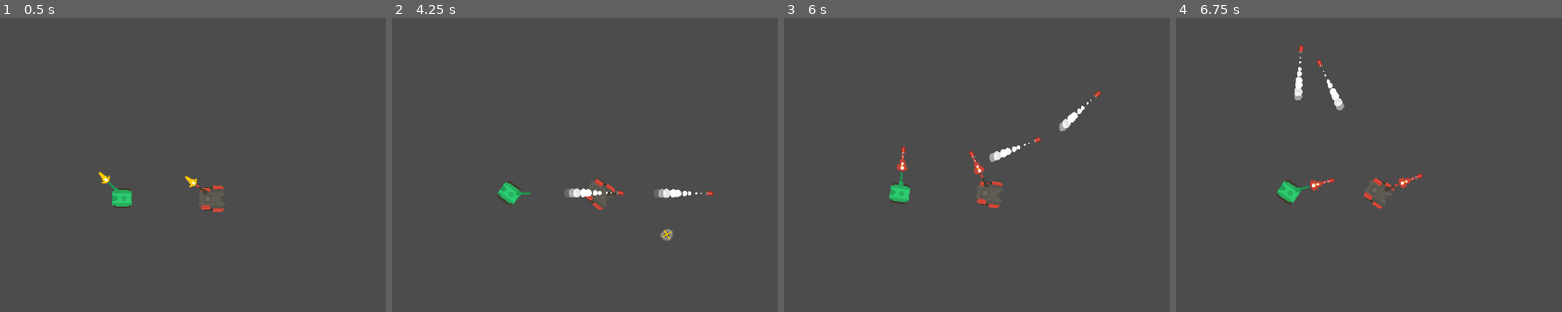
Above: before the commit, frames 1-4 (left to right).
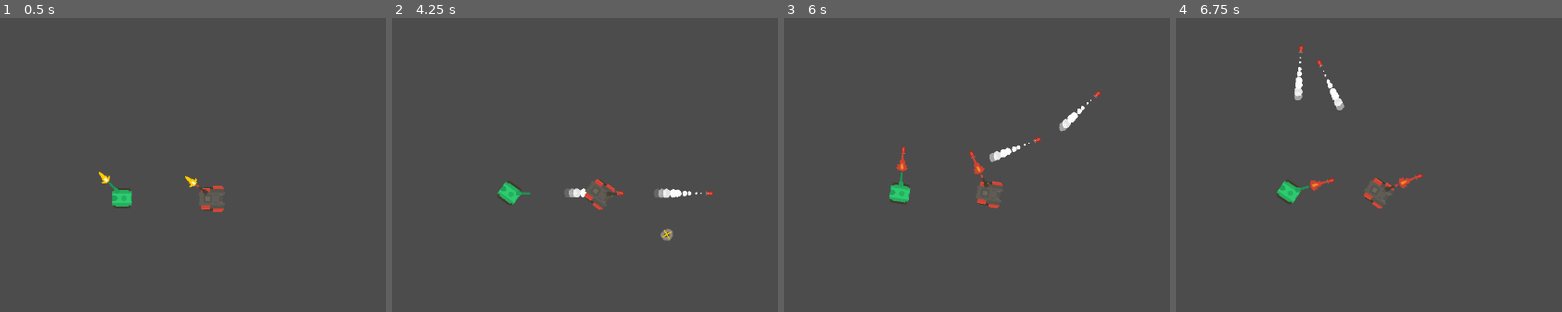
Above: after the commit, the same moments.

Repository: Airtonzentokimura/Rogue-Tank
Game: Godot game, scene res://scenes/teste_area.tscn
Two runs of this game, one before a commit and one after it. Both use one fixed random seed, a clock stepped at 60 frames per second and the inputs below.
Inputs (mouse positions are in pixels of both pictures, inside the frame that each line leads up to):
- Up to frame 1 (0.5 s): no input
- Up to frame 2 (4.25 s): tap Enter at 0.5 s; move the mouse to (outside the picture) at 0.52 s; hold Right (ui_right) 0.53-1.28 s; tap Ctrl (ui_shoot) every 0.75 s from 0.6 to 3.6 s; move the mouse to (480, 153) at 1.27 s; hold Down (ui_down) 1.28-2.03 s; move the mouse to (704, 38) at 2.02 s; hold Right (ui_right) 2.03-2.78 s; move the mouse to (592, 214) at 2.77 s; hold Up (ui_up) 2.78-3.53 s; move the mouse to (outside the picture) at 3.52 s; hold Left (ui_left) from 3.53 s (still down)
- Up to frame 3 (6 s): move the mouse to (799, 67) at 4.27 s; tap Ctrl (ui_shoot) at 4.35, 5.1, 5.85 s; move the mouse to (1058, 132) at 5.02 s; release Left (ui_left) at 5.03 s; hold Down (ui_down) 5.03-5.78 s; move the mouse to (911, 26) at 5.77 s; hold Right (ui_right) from 5.78 s (still down)
- Up to frame 4 (6.75 s): move the mouse to (outside the picture) at 6.52 s; release Right (ui_right) at 6.53 s; hold Up (ui_up) from 6.53 s (still down); tap Ctrl (ui_shoot) at 6.6 s

Frame 1 is identical in both runs. In frame 2, less than 0.1% of the frame differs, in the area x 49-60%, y 58-61%; in frame 3, less than 0.1%; in frame 4, less than 0.1%.

Commit message:
Aula 25 - Criando a trilha do tanque no chão.

Diff:
--- a/Rogue tank/Scripts/Tank.gd
+++ b/Rogue tank/Scripts/Tank.gd
@@ -11,6 +11,10 @@
 var acell = 0
 #Variavel que pré carrega uma cena para ser utilizado
 var pre_bullet = preload("res://scenes/Bullet.tscn")
+#pre carregar uma cena
+var pre_track = preload("res://scenes/Track.tscn")
+#Variavel para medir distancia.
+var travel = 0
 #variaveis para trocar a sprite das skins. Export para criar a aba de variaveis. int entre aspas para nomear a lista.
 # setget para visualizar as mudanças e fazer função
 export (int, "Big Red", "Blue", "Dark", "Dark Large", "Green", "huge", "Red", "Sand") var bodie = 0 setget set_bodie
@@ -133,14 +137,35 @@
 
 	#movimenta e bate em duas direcoes em velocidade e variacao entre cos e seno. Rotation e do script.
 	#Dir e a variavel que eu fiz e depois foi transferido para o lerp
-	move_and_slide(Vector2( cos(rotation), sin(rotation) )* acell)
+	# var move = variavel com objetivo de guardar o nomero de movimentacao
+	var move = move_and_slide(Vector2( cos(rotation), sin(rotation) )* acell)
+
+	#leght() = comprimento da distancia
+	travel += move.length()
+
+	#se a distancia (travel) for maior que 3000 faca. travel = 0 serve para zerar a variavel travel
+	if travel > 3000:
+		travel = 0
+		#adiciona a variavel track puxando do pre-scene. criamos aqui uma instancia e variavel track onde pode colocar
+		#comportamento
+		var track = pre_track.instance()
+		# global position = pegar a posicao do tanque na cena. quer dizer que pega a posicao do tanque
+		track.global_position = global_position
+		# rotation = pegar a rotação do tanque na posicao global
+		track.rotation = rotation
+		#z index = ordem de criacao das layers
+		track.z_index = z_index - 1
+		#adiciona no meu parente
+		$"../".add_child(track)
+
+		print("track")
 
 	if Input.is_action_just_pressed("ui_shoot"):
 		#Funcao que limita o numero de balas
 		if get_tree().get_nodes_in_group("Cannon_bullets").size() < 6:
 			#Adicionar a variavel bullet e puxando os dados para ser utilizado do pre-scene
 			var bullet = pre_bullet.instance()
-			#Local e posição que ira sair a imagem
+			#Local e posição que ira sair a imagem.
 			bullet.global_position = $Barrel/Muzzle.global_position
 			#Direcao da bala. Olha o node 2d chamado barrel = $barrel. global_rotation = rotacao levando em conta a posicao global da
 			#entidade
--- a/Rogue tank/scenes/Tank.tscn
+++ b/Rogue tank/scenes/Tank.tscn
@@ -48,6 +48,7 @@
 }
 
 [node name="Tank" type="KinematicBody2D"]
+z_index = 20
 collision_mask = 6
 script = ExtResource( 1 )
 
--- /dev/null
+++ b/Rogue tank/scenes/Track.gd
@@ -0,0 +1,8 @@
+extends Node2D
+
+
+
+
+func _on_timer_queue_timeout():
+	#matar a animacao e colocar na espera
+	queue_free()
--- /dev/null
+++ b/Rogue tank/scenes/Track.tscn
@@ -0,0 +1,17 @@
+[gd_scene load_steps=3 format=2]
+
+[ext_resource path="res://scenes/Track.gd" type="Script" id=1]
+[ext_resource path="res://sprites/tracksDouble.png" type="Texture" id=2]
+
+[node name="Track" type="Node2D"]
+position = Vector2( -2.86395, 1.43198 )
+script = ExtResource( 1 )
+
+[node name="sprite" type="Sprite" parent="."]
+rotation = 1.5708
+texture = ExtResource( 2 )
+
+[node name="timer_queue" type="Timer" parent="."]
+wait_time = 4.0
+autostart = true
+[connection signal="timeout" from="timer_queue" to="." method="_on_timer_queue_timeout"]
